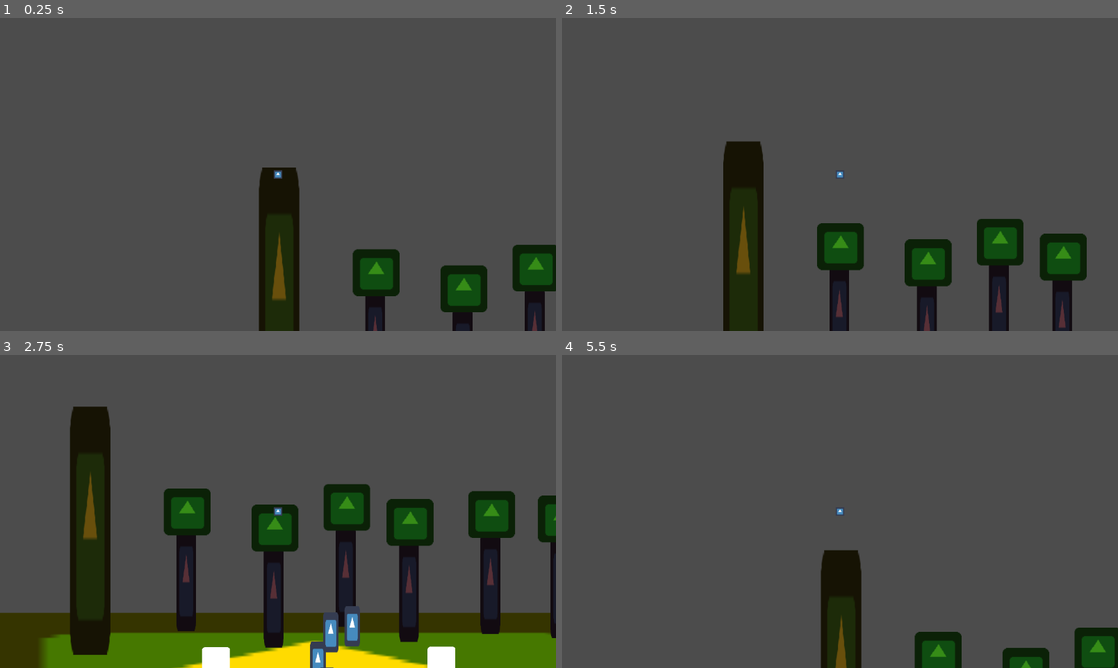
Above: before the commit, frames 1-4 (two rows, left to right).
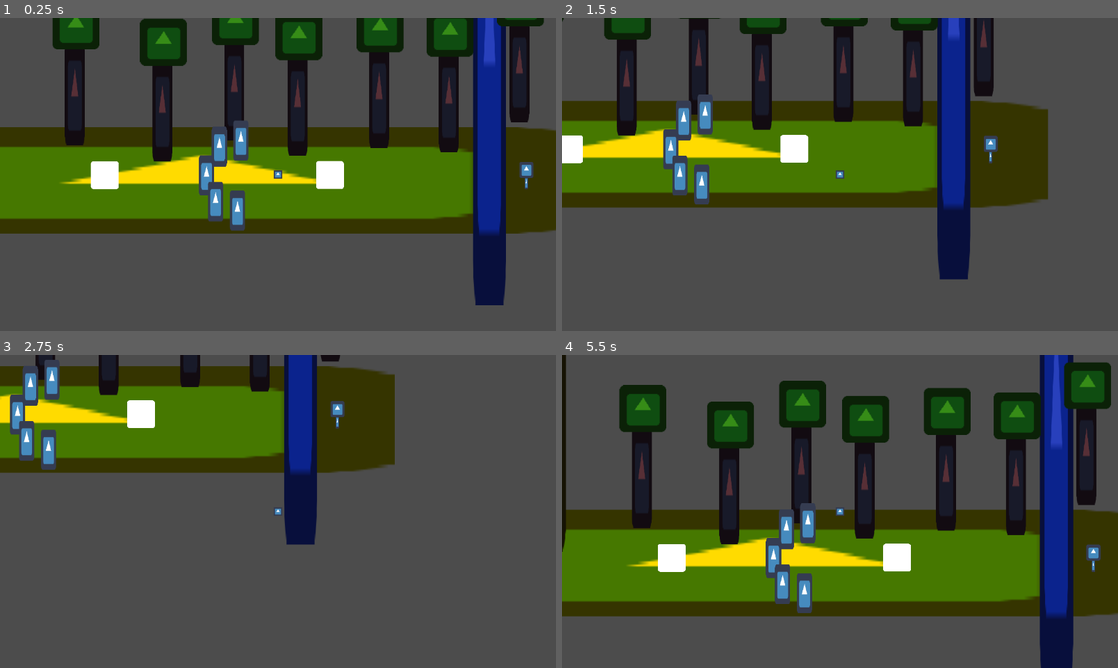
Above: after the commit, the same moments.

Repository: kjanuska/Independent-Study-Game
Game: Godot game, scene res://Scenes/Main.tscn
Same seed, same stepped clock (60 frames per second), same inputs: the game is played once before the commit and once after it. The engine's default icon, where the game draws it, is replaced by a stand-in: a white triangle on a blue panel in a dark square.
Inputs (mouse positions are in pixels of both pictures, inside the frame that each line leads up to):
- Up to frame 1 (0.25 s): no input
- Up to frame 2 (1.5 s): tap Enter at 0.5 s; move the mouse to (962, 158) at 0.52 s; hold D (ui_right) 0.53-1.28 s; hold E (Interact) 0.53-1.28 s; move the mouse to (728, 190) at 1.27 s; hold S (ui_down) from 1.28 s (still down); click (728, 190) at 1.35 s
- Up to frame 3 (2.75 s): move the mouse to (333, 442) at 2.02 s; release S (ui_down) at 2.03 s; hold D (ui_right) from 2.03 s (still down); hold Right mouse button (shoot) from 2.03 s (still down)
- Up to frame 4 (5.5 s): move the mouse to (812, 574) at 2.77 s; release D (ui_right) at 2.78 s; release Right mouse button (shoot) at 2.78 s; hold W (ui_up) 2.78-3.53 s; tap Space (space) at 2.85 s; move the mouse to (1006, 558) at 3.52 s; hold E (Interact) 3.53-4.28 s; hold A (ui_left) 3.53-5.03 s; move the mouse to (673, 464) at 4.27 s; click (673, 464) at 4.35 s; move the mouse to (867, 511) at 5.02 s; hold S (ui_down) from 5.03 s (still down); hold Right mouse button (shoot) from 5.03 s (still down)

The runs differ from the first frame. In frame 1, 55% of the frame differs, in the area x 0-100%, y 0-100%; in frame 2, 48%; in frame 3, 56%; in frame 4, 56%.

Commit message:
added target and river mechanic
shoot target three times with arrow to destroy river

Diff:
--- a/Scenes/Main.tscn
+++ b/Scenes/Main.tscn
@@ -1,12 +1,13 @@
-[gd_scene load_steps=8 format=2]
+[gd_scene load_steps=9 format=2]
 
 [ext_resource path="res://icon.png" type="Texture" id=1]
 [ext_resource path="res://Scenes/Player.tscn" type="PackedScene" id=2]
 [ext_resource path="res://Scenes/PickupWeapon.tscn" type="PackedScene" id=3]
-[ext_resource path="res://Scenes/Rock.tscn" type="PackedScene" id=4]
-[ext_resource path="res://Scenes/River.tscn" type="PackedScene" id=5]
+[ext_resource path="res://Scenes/River.tscn" type="PackedScene" id=4]
+[ext_resource path="res://Scenes/Rock.tscn" type="PackedScene" id=5]
 [ext_resource path="res://Scenes/Tree.tscn" type="PackedScene" id=6]
 [ext_resource path="res://Scenes/SpawnLocation.tscn" type="PackedScene" id=7]
+[ext_resource path="res://Scenes/Target.tscn" type="PackedScene" id=8]
 
 [node name="Main" type="Node2D"]
 
@@ -39,26 +40,26 @@
 texture = ExtResource( 1 )
 offset = Vector2( 14.0098, 4.74544 )
 
+[node name="River" parent="." instance=ExtResource( 4 )]
+position = Vector2( 1466.1, -81.3826 )
+rotation = 3.14159
+scale = Vector2( 1.19886, -18.5145 )
+
 [node name="Rocks" type="Node2D" parent="."]
 
-[node name="Rock" parent="Rocks" instance=ExtResource( 4 )]
+[node name="Rock" parent="Rocks" instance=ExtResource( 5 )]
 position = Vector2( 814.235, 213.108 )
 
-[node name="StaticBody2D" parent="Rocks" instance=ExtResource( 5 )]
-position = Vector2( 1466.1, -81.3826 )
-rotation = -3.14159
-scale = Vector2( 1.19886, -18.5145 )
-
-[node name="StaticBody2D2" parent="Rocks" instance=ExtResource( 4 )]
+[node name="StaticBody2D2" parent="Rocks" instance=ExtResource( 5 )]
 position = Vector2( 835.059, 273.31 )
 
-[node name="StaticBody2D3" parent="Rocks" instance=ExtResource( 4 )]
+[node name="StaticBody2D3" parent="Rocks" instance=ExtResource( 5 )]
 position = Vector2( 885.48, 293.669 )
 
-[node name="StaticBody2D4" parent="Rocks" instance=ExtResource( 4 )]
+[node name="StaticBody2D4" parent="Rocks" instance=ExtResource( 5 )]
 position = Vector2( 843.882, 146.833 )
 
-[node name="StaticBody2D5" parent="Rocks" instance=ExtResource( 4 )]
+[node name="StaticBody2D5" parent="Rocks" instance=ExtResource( 5 )]
 position = Vector2( 893.298, 132.665 )
 
 [node name="Trees" type="Node" parent="."]
@@ -87,4 +88,7 @@
 position = Vector2( 1527.12, -162.439 )
 
 [node name="SpawnLocation" parent="." instance=ExtResource( 7 )]
-position = Vector2( 287.803, -357.232 )
+position = Vector2( 979.212, 210.111 )
+
+[node name="Target" parent="." instance=ExtResource( 8 )]
+position = Vector2( 1550.86, 202.004 )
--- a/Scenes/Player.tscn
+++ b/Scenes/Player.tscn
@@ -46,7 +46,6 @@
 [node name="Sprite" type="Sprite" parent="."]
 scale = Vector2( 0.32, 0.320001 )
 texture = ExtResource( 2 )
-
+[connection signal="timeout" from="DashTimer" to="." method="_on_Timer_timeout"]
 [connection signal="timeout" from="DashTimer" to="." method="_on_DashTimer_timeout"]
-[connection signal="timeout" from="DashTimer" to="." method="_on_Timer_timeout"]
 [connection signal="timeout" from="DashCooldown" to="." method="_on_DashCooldown_timeout"]
--- a/Scenes/River.tscn
+++ b/Scenes/River.tscn
@@ -5,7 +5,7 @@
 [sub_resource type="RectangleShape2D" id=1]
 extents = Vector2( 33.0027, 31.9991 )
 
-[node name="StaticBody2D" type="StaticBody2D"]
+[node name="River" type="StaticBody2D"]
 scale = Vector2( -1.19886, 18.5145 )
 
 [node name="CollisionShape2D" type="CollisionShape2D" parent="."]
--- a/Scenes/Rock.tscn
+++ b/Scenes/Rock.tscn
@@ -41,7 +41,7 @@
 script = ExtResource( 2 )
 
 [node name="CollisionShape2D" type="CollisionShape2D" parent="Area2D"]
-position = Vector2( 7.62939e-006, -0.794434 )
+position = Vector2( 7.62939e-06, -0.794434 )
 shape = SubResource( 2 )
 
 [node name="AnimationPlayer" type="AnimationPlayer" parent="."]
--- /dev/null
+++ b/Scenes/Target.tscn
@@ -0,0 +1,62 @@
+[gd_scene load_steps=7 format=2]
+
+[ext_resource path="res://icon.png" type="Texture" id=1]
+[ext_resource path="res://Scripts/Target.gd" type="Script" id=2]
+
+[sub_resource type="CircleShape2D" id=1]
+
+[sub_resource type="RectangleShape2D" id=4]
+extents = Vector2( 2.38095, 8.92857 )
+
+[sub_resource type="CircleShape2D" id=2]
+
+[sub_resource type="Animation" id=3]
+resource_name = "hurt"
+length = 0.2
+tracks/0/type = "value"
+tracks/0/path = NodePath("TargetCircle:modulate")
+tracks/0/interp = 1
+tracks/0/loop_wrap = true
+tracks/0/imported = false
+tracks/0/enabled = true
+tracks/0/keys = {
+"times": PoolRealArray( 0, 0.175392 ),
+"transitions": PoolRealArray( 1, 1 ),
+"update": 0,
+"values": [ Color( 0.886275, 0.0509804, 0.0509804, 1 ), Color( 1, 0.996078, 0.996078, 1 ) ]
+}
+
+[node name="Target" type="StaticBody2D"]
+scale = Vector2( 1.68, 1.68 )
+
+[node name="CollisionShape2D" type="CollisionShape2D" parent="."]
+position = Vector2( -0.595238, -1.78571 )
+shape = SubResource( 1 )
+
+[node name="CollisionShape2D2" type="CollisionShape2D" parent="."]
+position = Vector2( 0, 15.4762 )
+scale = Vector2( 1, 1 )
+shape = SubResource( 4 )
+
+[node name="TargetCircle" type="Sprite" parent="."]
+modulate = Color( 1, 0.996078, 0.996078, 1 )
+position = Vector2( 0.0915835, -1.42199 )
+scale = Vector2( 0.300481, 0.340827 )
+texture = ExtResource( 1 )
+
+[node name="Legs" type="Sprite" parent="."]
+position = Vector2( 0, 16.0714 )
+scale = Vector2( 0.0721725, 0.287202 )
+texture = ExtResource( 1 )
+
+[node name="Hurtbox" type="Area2D" parent="." groups=[
+"hurtbox",
+]]
+script = ExtResource( 2 )
+
+[node name="CollisionShape2D" type="CollisionShape2D" parent="Hurtbox"]
+position = Vector2( 1.19048, -1.19048 )
+shape = SubResource( 2 )
+
+[node name="AnimationPlayer" type="AnimationPlayer" parent="."]
+anims/hurt = SubResource( 3 )
--- /dev/null
+++ b/Scripts/Target.gd
@@ -0,0 +1,13 @@
+extends Area2D
+
+var health = 3
+
+onready var river = get_tree().get_root().get_node("Main").get_node("River")
+
+func take_damage():
+	print("ouch")
+	health -= 1
+	get_parent().get_node("AnimationPlayer").play("hurt")
+	if health == 0:
+		get_parent().queue_free()
+		river.queue_free()
